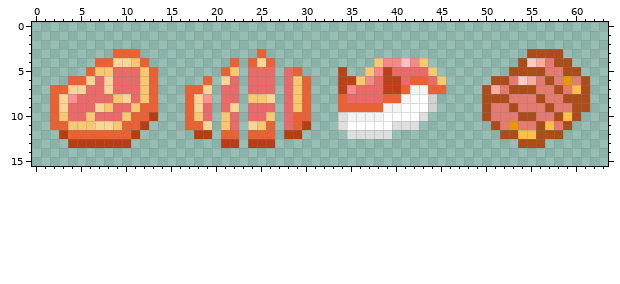
Pixel-art sprite: My project/Assets/Resources/유석 파트/몬스터 소재/여우몬 식재료.png. Above: the version before the commit.
The file is 64x16 pixels. Colours within 5 levels of each other are drawn and written as one.
Now the later version:
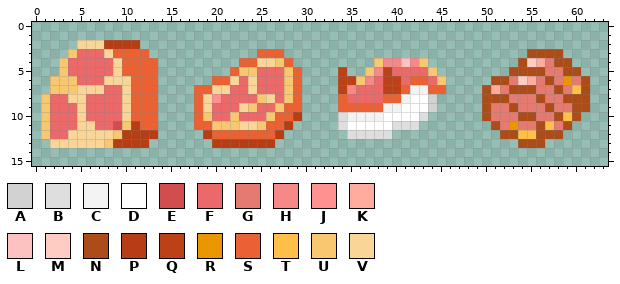
Palette (. is transparent): A #d2d2d2  B #dedede  C #f3f3f3  D #ffffff  E #d24d4d  F #eb6969  G #e57a70  H #f68888  J #ff9191  K #ffab9e  L #fcc1c1  M #ffccc4  N #ac4c19  P #b73e14  Q #bd4116  R #ea9600  S #ea6233  T #ffbf49  U #f8c871  V #f9d697
From old to new:
y 2: x 5..11 ....... -> VVVPPPP
y 3: x 4..8 ..... -> UFFFV; x 12 . -> S; x 26..27 .. -> SS
y 4: x 3..8 ....SS -> UFFFFF; x 10..11 VU -> SS; x 13 . -> S; x 22..23 S. -> .S; x 26..28 S.. -> VUS
y 5: x 3..12 ...SUUFFFU -> UFFFFFVSSS; x 21..24 SU.F -> .SUU; x 27..28 .F -> FU
y 6: x 2..6 ..SSV -> UUUFF; x 9..12 FFFU -> VVSS; x 19..24 S.VF.F -> .SSVFV; x 27..30 .FUS -> FUS.
y 7: x 2..4 SSV -> UUU; x 6..8 FFV -> VVF; x 10..12 FFU -> VSS; x 17 S -> .; x 19..21 V.F -> SVV; x 23..24 .F -> FV; x 27..30 .FUS -> FUS.
y 8: x 1..5 .SVJF -> UFFVV; x 9 U -> F; x 11..12 FU -> SS; x 17..20 SVJ. -> .SVJ; x 23..24 .U -> FF; x 27..30 .FUS -> FUS.
y 9: x 1..3 .SV -> UFF; x 5 F -> V; x 7..8 VU -> FF; x 10..11 FU -> VS; x 17..20 SVF. -> .SVF; x 22..24 V.F -> FVU; x 27..30 .FUS -> USS.
y 10: x 1..3 .SU -> UFF; x 5..6 FU -> VF; x 10 U -> V; x 13 P -> S; x 17..23 SUF.UF. -> .SUFFUF; x 27..30 .FSS -> SSP.
y 11: x 1..13 .SSUUUVVUSSP. -> UFFFVVFFEUPSS; x 17 S -> .; x 19..20 V. -> SU; x 22..23 F. -> UV; x 27..30 .FSP -> SP..
y 12: x 1..10 ..PSSSSSSS -> UFFVVVVVUP; x 12..13 .. -> PP; x 18 P -> .; x 20 . -> S; x 23 . -> S; x 27..29 .PP -> P..
y 13: x 2..8 ..PPPPP -> VVVVVVU; x 11..12 .. -> PP; x 20 . -> P; x 23 . -> P
Where, in picture pixels (left, top, right, bottom), the same in both pictures:
changed: (41, 40, 311, 148)
